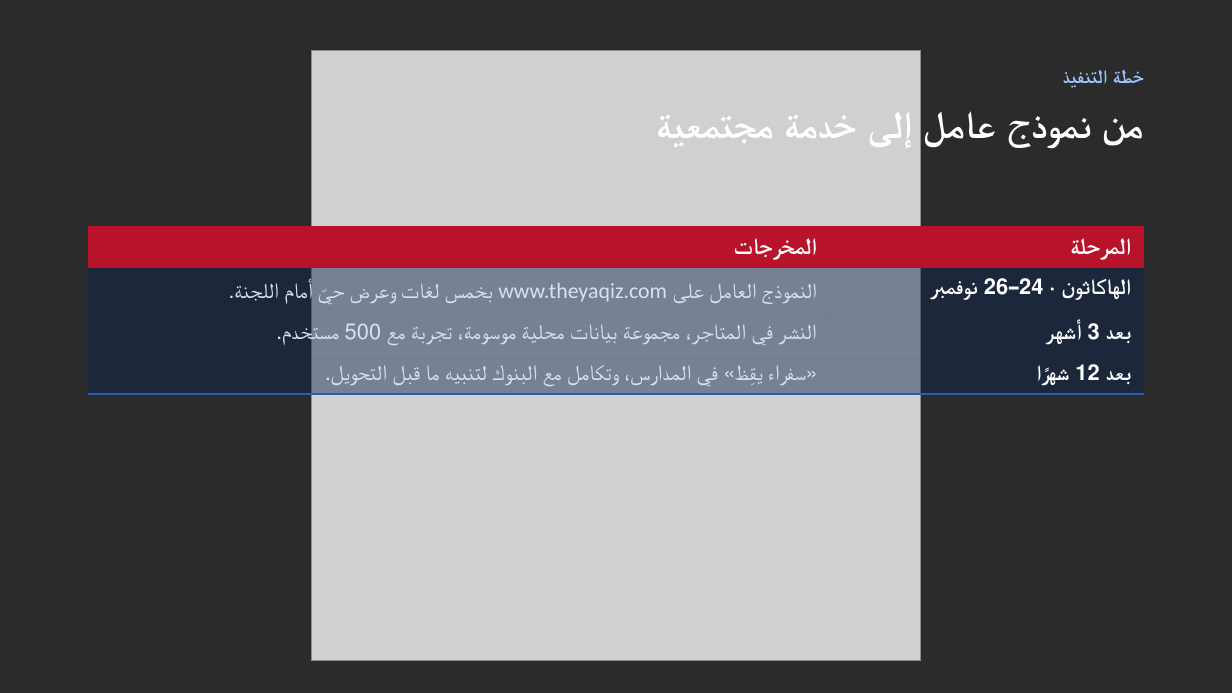
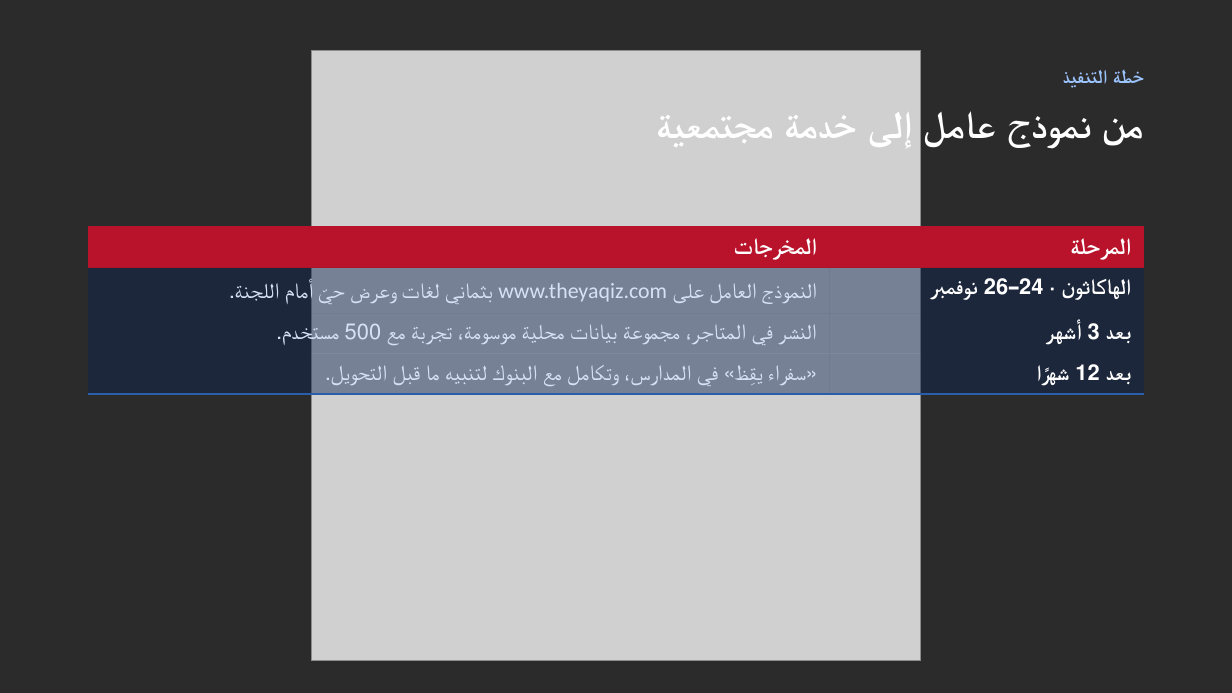
Before and after one commit to Heavy70/TheYaqiz, a slide deck: slide 28 of docs/TheYaqiz-Presentation-EN-AR.pptx. Drawn at 1232x693 pixels with LibreOffice and Linux fonts; fonts in the diff are those of the drawing; grey boxes stand for pictures; background and template pictures are left out; a plain dark background stands for a picture behind light text. Boxes give left, top, right and bottom in pixels: in the first picture for what was removed or moved away, otherwise in the second. Text is boxed around its words. In the diff, an @@ line names an element or a change of style, - is before the commit and + after.

```diff
--- a/docs/TheYaqiz-Presentation-EN-AR.pptx
+++ b/docs/TheYaqiz-Presentation-EN-AR.pptx
@@ table at (x1=88, y1=226, x2=1144, y2=530) @@
-row 2, column 1: النموذج العامل على www.theyaqiz.com بخمس لغات وعرض حيّ أمام اللجنة.
+row 2, column 1: النموذج العامل على www.theyaqiz.com بثماني لغات وعرض حيّ أمام اللجنة.
```
Also in this commit, not shown: 9 other slides changed, 2 other files.
